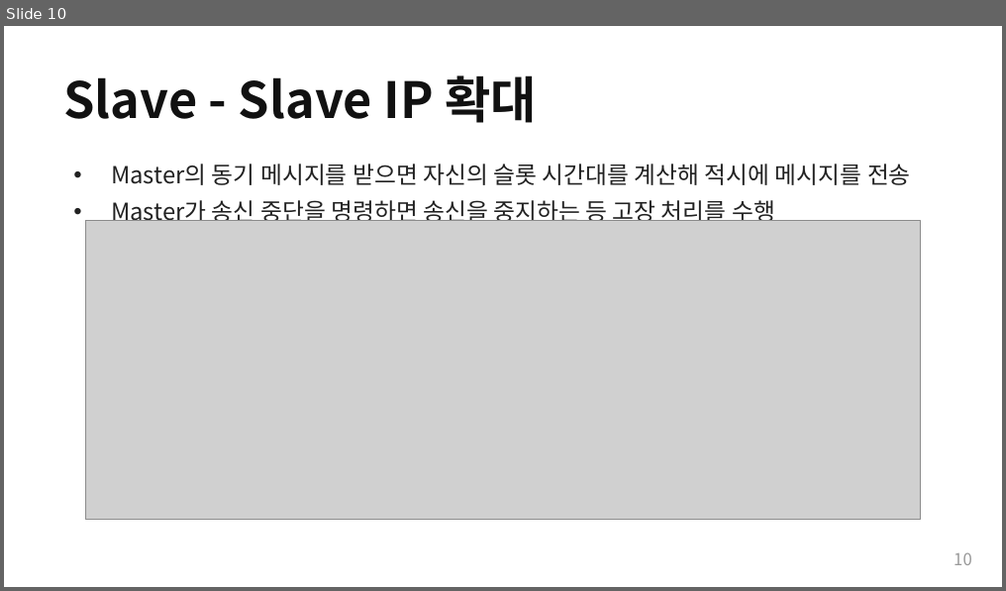
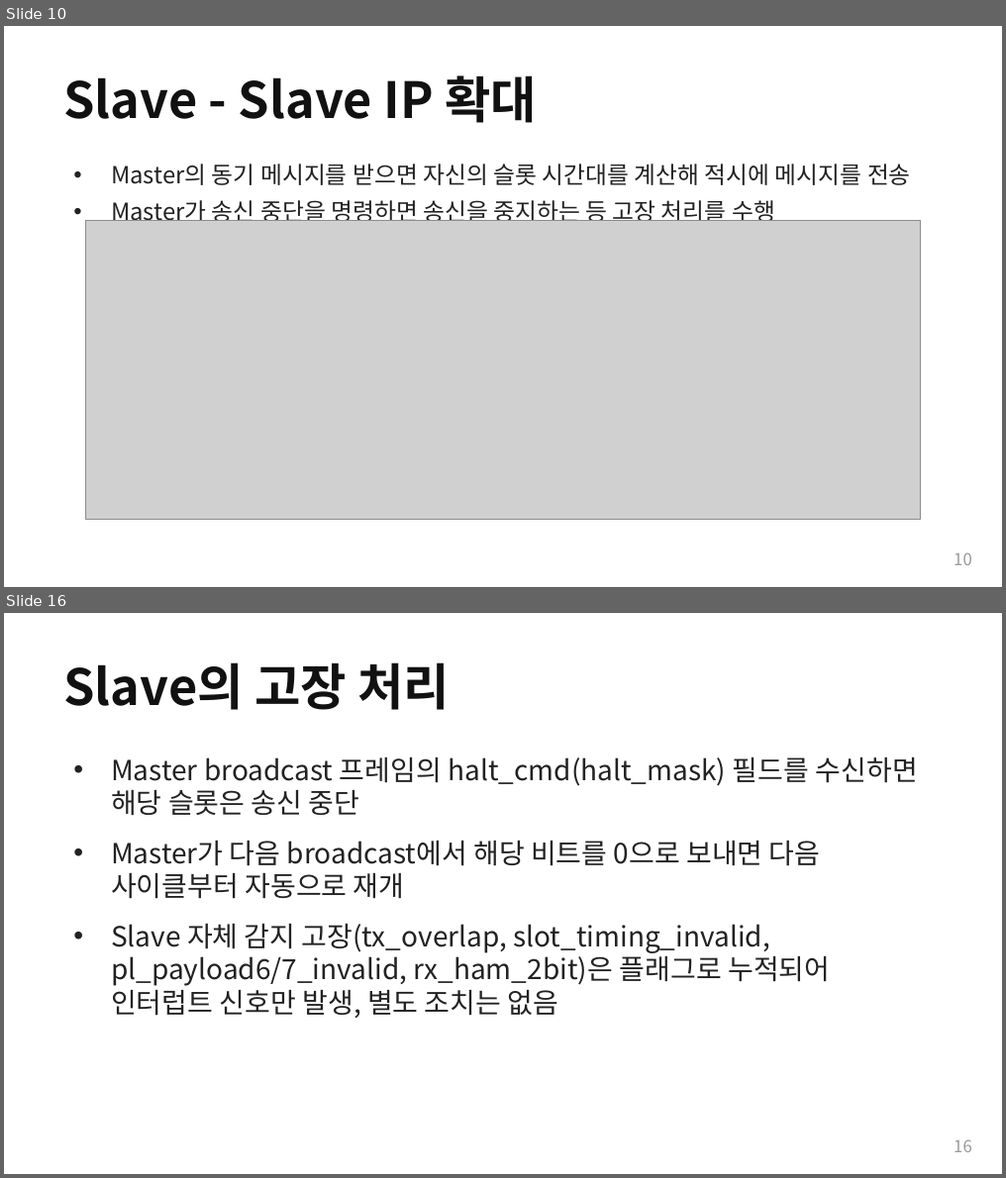
Before and after one commit to Woodong02/SoC_Design_and_Programming, a slide deck: section3_block_diagrams.pptx. Shown one above the other, each under a label of ours: slide 10 before the commit, slides 10 and 16 after it; the slides between them are not shown. The pictures are 1006x591 and 1006x1178 pixels, drawn with LibreOffice and Linux fonts; fonts in the diff are those of the drawing; grey boxes stand for pictures. Boxes give left, top, right and bottom in pixels: in the first picture for what was removed or moved away, otherwise in the second. Text is boxed around its words. In the diff, an @@ line names an element or a change of style, - is before the commit and + after.

```diff
--- a/section3_block_diagrams.pptx
+++ b/section3_block_diagrams.pptx
@@ slide 16 added at <box>4,613,1002,1174</box>, background #FFFFFF @@
@@ text added at <box>63,663,450,710</box>, 36 pt, text #111111, bold @@
+Slave의 고장 처리
@@ text added at <box>111,758,918,1018</box>, 20 pt, text #222222 @@
+• Master broadcast 프레임의 halt_cmd(halt_mask) 필드를 수신하면 해당 슬롯은 송신 중단
+• Master가 다음 broadcast에서 해당 비트를 0으로 보내면 다음 사이클부터 자동으로 재개
+• Slave 자체 감지 고장(tx_overlap, slot_timing_invalid, pl_payload6/7_invalid, rx_ham_2bit)은 플래그로 누적되어 인터럽트 신호만 발생, 별도 조치는 없음
@@ text added at <box>953,1140,972,1153</box>, 12 pt, text #999999 @@
+16
```
Also in this commit, not shown: 5 other slides added, 3 other files.
